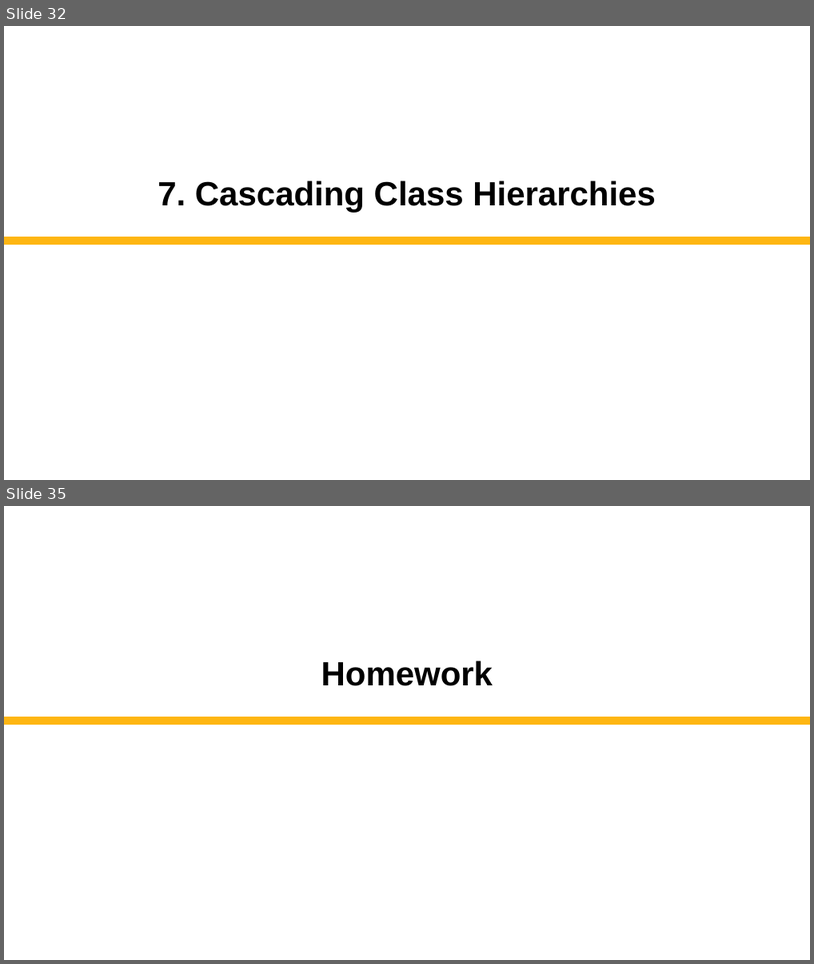
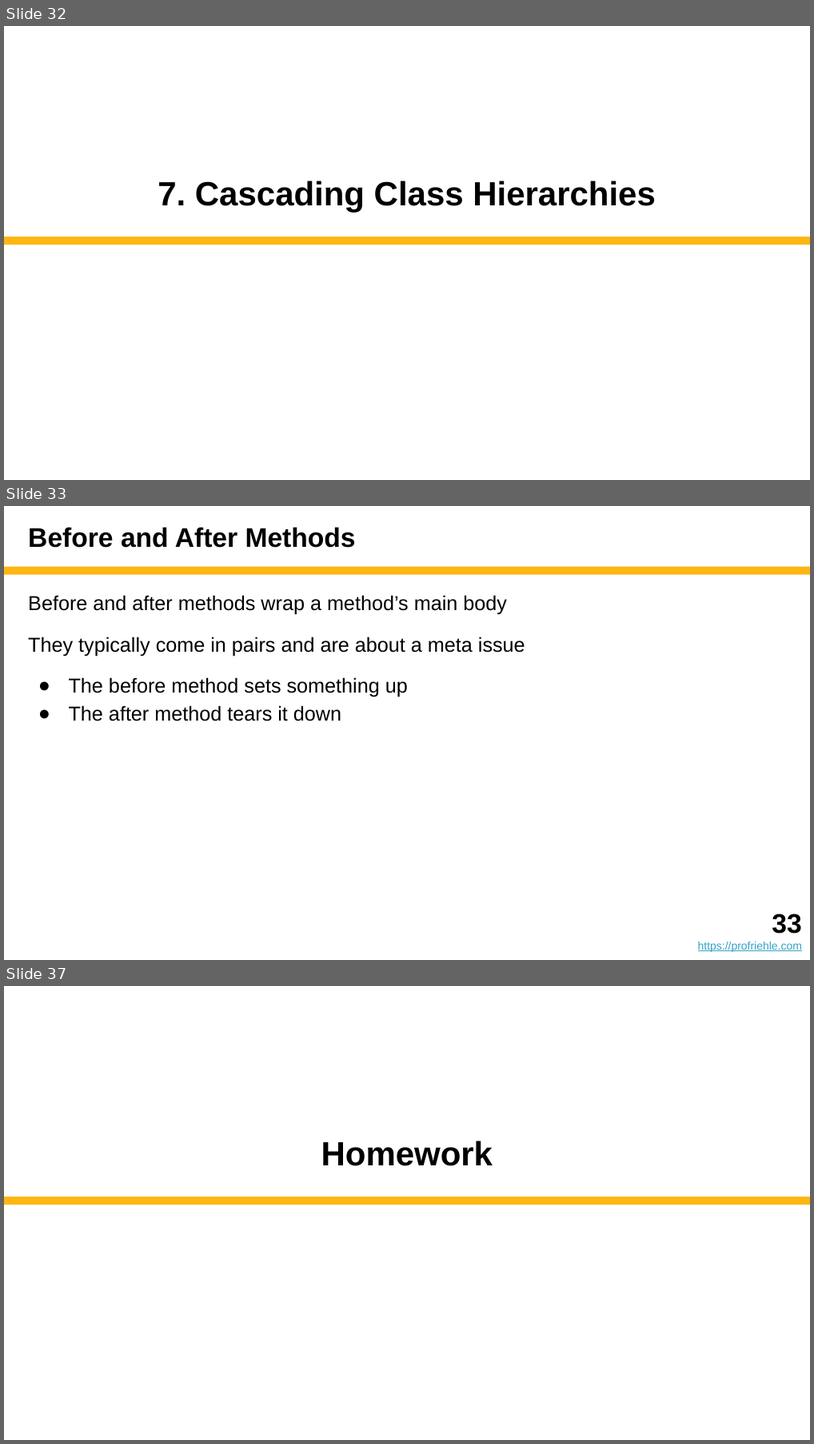
Before and after one commit to dirkriehle/adap-course, a slide deck: Lecture slides/ADAP B03 - Subtyping and Inheritance.pptx. Shown one above the other, each under a label of ours: slides 32 and 35 before the commit, slides 32, 33 and 37 after it; the slides between them are not shown. The pictures are 814x964 and 814x1444 pixels, drawn with LibreOffice and Linux fonts; fonts in the diff are those of the drawing. Boxes give left, top, right and bottom in pixels: in the first picture for what was removed or moved away, otherwise in the second. Text is boxed around its words. In the diff, an @@ line names an element or a change of style, - is before the commit and + after.

```diff
--- a/Lecture slides/ADAP B03 - Subtyping and Inheritance.pptx
+++ b/Lecture slides/ADAP B03 - Subtyping and Inheritance.pptx
@@ slide 33 added at (4,506,810,960), background #FFFFFF @@
@@ title added at (28,527,356,548), 24 pt, text #000000, bold @@
+Before and After Methods
@@ rectangle added at (4,567,810,575), fill #FEB612 @@
@@ text added at (28,595,526,721), 18 pt, text #000000 @@
+Before and after methods wrap a method’s main body
+They typically come in pairs and are about a meta issue
+● The before method sets something up
+● The after method tears it down
@@ text added at (698,913,802,952), 10 pt, text #34A3C5, underline @@
+33
+https://profriehle.com
@@ what was slide 35 is now slide 37 @@
```
Also in this commit, not shown: 2 slides changed, 1 other slide added, 3 other files.
